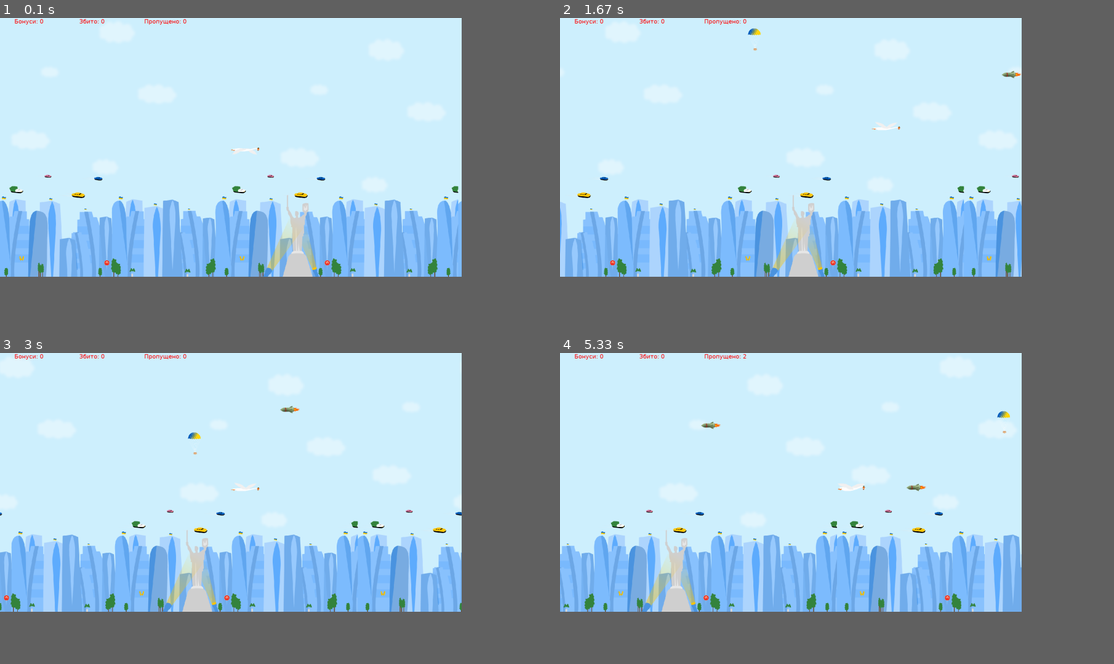
Above: before the commit, frames 1-4 (two rows, left to right).
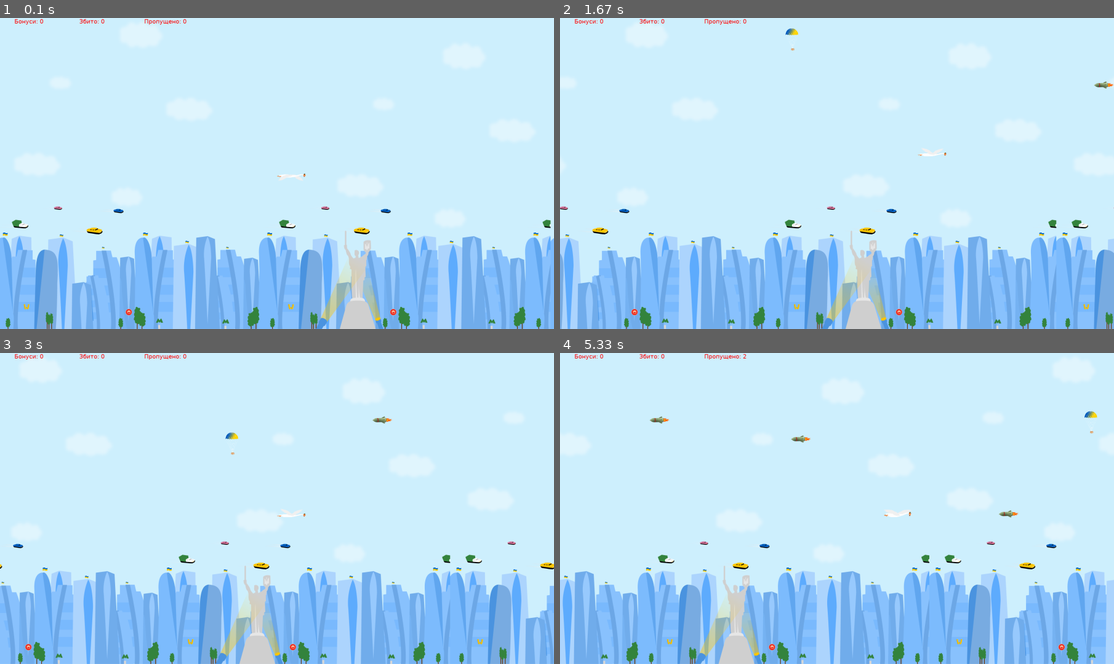
Above: after the commit, the same moments.

Repository: tsrm1/PyGame.Banderogusak
Game: pygame game, started from Banderogusak.py
Two runs of this game, one before a commit and one after it. Both use one fixed random seed, a clock stepped at 60 frames per second and the inputs below.
Inputs:
- Up to frame 1 (0.1 s): no input
- Up to frame 2 (1.67 s): hold Right 0.33-0.8 s; hold Up 0.83-1.13 s; hold Right 1.17-1.63 s
- Up to frame 3 (3 s): hold Left 1.67-2.2 s; hold Down 2.23-2.53 s; hold Left 2.57-2.97 s
- Up to frame 4 (5.33 s): hold Up 3-3.37 s; hold Right 3.4-4.03 s; hold Down 4.07-4.43 s; hold Left 4.47-4.93 s; hold Right from 4.97 s (still down)
The window is 750x421 before the commit and 900x506 after it. Grey fills any space a smaller window leaves; there, only what the larger window draws over its background counts as a difference.

The runs differ from the first frame. In frame 1, 34% of the frame differs, in the area x 0-100%, y 41-100%; in frame 2, 34%, in the area x 0-100%, y 3-100%; in frame 3, 34%; in frame 4, 34%.

Commit message:
FULLSCREEN 1920x1080

Diff:
--- a/Banderogusak.py
+++ b/Banderogusak.py
@@ -6,7 +6,7 @@
 import pygame                           # импортируем библиотеку pygame
 import spritesheet                      # импортируем библиотеку spritesheet (создали отдельно, находиться в той же папке)
 pygame.init()                           # инициализируем/вызываем библиотеку pygame
-screen_size = WIDTH, HEIGHT = 1600, 900  # ширина и высота окна
+screen_size = WIDTH, HEIGHT = 1920, 1080  # ширина и высота окна
 main_surface = pygame.display.set_mode((screen_size), pygame.DOUBLEBUF | pygame.HWSURFACE | pygame.FULLSCREEN) # создаём поверхность отрисовки
 # set_mode(Width, Height) - формируем/вызываем окно (щирина, высота) в pixel
 # pygame.DOUBLEBUF - двойная буферизация
@@ -89,15 +89,15 @@
             "img_numer": 0,
             "img_numer_max": 20,
         }
-    else:
-        explode_size = (192, 192)                               # создаём размер поверхности "взрыва"
-        explode = {
-            #"image": pygame.transform.scale(img, enemy_size),    # создаём поверхность "врага" и загружаем на неё изображение
-            "rect": pygame.Rect(center, explode_size),
-            #"speed": random.randint(4, 10),                  # создаём произвольную скорость "взрыва"
-            "img_numer": 0,
-            "img_numer_max": 20,
-        }
+    # else:
+    #     explode_size = (192, 192)                               # создаём размер поверхности "взрыва"
+    #     explode = {
+    #         #"image": pygame.transform.scale(img, enemy_size),    # создаём поверхность "врага" и загружаем на неё изображение
+    #         "rect": pygame.Rect(center, explode_size),
+    #         #"speed": random.randint(4, 10),                  # создаём произвольную скорость "взрыва"
+    #         "img_numer": 0,
+    #         "img_numer_max": 20,
+    #     }
     print(f'There are {len(explosions)+1} explosions. Created a new explode.', explode)
     return explode            # возвращяем данные очередного "взрыва"
 
@@ -130,7 +130,7 @@
 hero_explotion_frames = sprite_sheet_hero_explotion.strip_from_sheet(8, 6, 256, 256, 1)   # (col_row, col_span, width, height, scale, colour=(0, 0, 0))
 hero_explotion_frame_numer = 0
 
-sprite_sheet_image_explotion_bonus = pygame.image.load('image/sprite-explosion-20p-192x.png').convert_alpha()
+sprite_sheet_image_explotion_bonus = pygame.image.load('image/sprite-explosion-20p-192x192.png').convert_alpha()
 sprite_sheet_bonus_explotion = spritesheet.SpriteSheet(sprite_sheet_image_explotion_bonus)
 bonus_explotion_frames = sprite_sheet_bonus_explotion.strip_from_sheet(5, 4, 192, 192, 1)   # (col_row, col_span, width, height, scale, colour=(0, 0, 0))
 
Renamed: image/sprite-explosion-20p-192x.png -> image/sprite-explosion-20p-192x192.png
